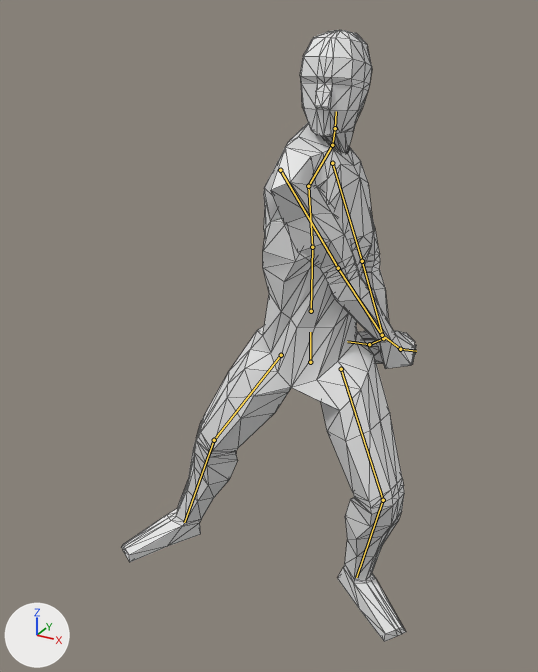
One commit to the glTF model godot/IASv1.0/assets/models/character.glb: the scene before it, then after it.
One viewpoint serves both versions: a camera (50 mm lens) standing at (0.892, -1.845, 1.833) and looking at (-0.136, 0.025, 0.898). The lights are fixed; the arrows at lower left show +X, +Y and +Z. The first picture is the older version. Both versions are drawn at frame 1 of the action 's_attack_right_recover'; the numbers are the values there. The bones that change, and the others that lie on the model, are drawn over the model as lines. Mesh edges are drawn as thin lines.

Names of what the first picture shows: 'Body'.
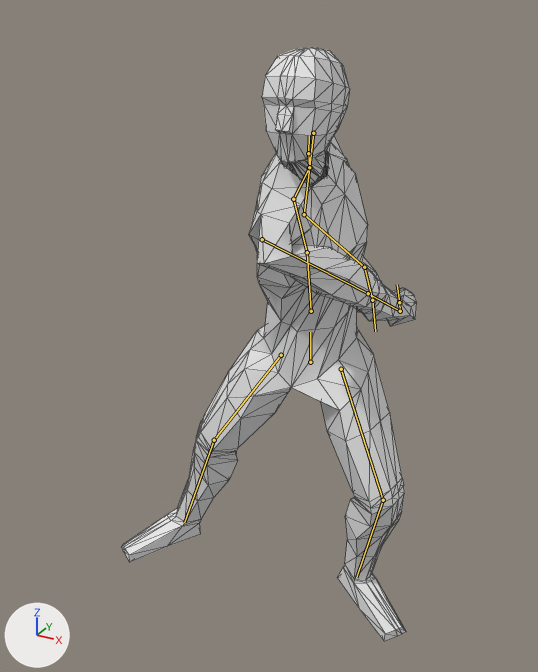
Boxes [x1, y1, x2, y2] around the edits, measured in the pictures (538 x 672 px):
'Body', posed: before [121, 30, 417, 642]; after [121, 47, 417, 642]
bone 'Spine', root to tip: before (311, 311) to (312, 247); after (311, 311) to (307, 252)
bone 'Chest', root to tip: before (312, 247) to (308, 186); after (307, 252) to (293, 199)
bone 'UpperChest', root to tip: before (308, 186) to (332, 145); after (293, 199) to (309, 167)
bone 'LeftShoulder', root to tip: before (332, 163) to (362, 261); after (313, 133) to (304, 214)
bone 'LeftUpperArm', root to tip: before (362, 261) to (383, 338); after (304, 214) to (364, 267)
bone 'LeftLowerArm', root to tip: before (383, 338) to (369, 344); after (364, 267) to (372, 300)
bone 'Head', root to tip: before (335, 128) to (336, 111); after (308, 153) to (309, 135)
bone 'RightShoulder', root to tip: before (280, 170) to (338, 268); after (262, 239) to (368, 293)
bone 'RightUpperArm', root to tip: before (338, 268) to (382, 335); after (368, 293) to (400, 311)
bone 'RightLowerArm', root to tip: before (382, 335) to (400, 349); after (400, 311) to (399, 302)

The edits, one by one:
Bone 'Spine' (bone_spine) turns from (0, 62, 0) to (2, 62, 14) degrees about its own x, y and z.
Bone 'Chest' (bone_chest) turns from (2, 34, 3) to (-11, 33, 4) degrees about its own x, y and z.
Bone 'UpperChest' (bone_upperchest) turns from (0, 0, 0) to (-10, 5, 0) degrees about its own x, y and z.
Bone 'LeftShoulder' (bone_leftshoulder) turns from (9, -21, 21) to (21, -2, -9) degrees about its own x, y and z.
Bone 'LeftUpperArm' (bone_leftupperarm) turns from (15, 5, -21) to (36, -21, 41) degrees about its own x, y and z.
Bone 'LeftLowerArm' (bone_leftlowerarm) turns from (65, 15, -18) to (-6, -50, -31) degrees about its own x, y and z.
Bone 'Head' (bone_head) turns from (-74, -81, 71) to (-78, -120, 70) degrees about its own x, y and z.
Bone 'RightShoulder' (bone_rightshoulder) turns from (42, 14, -26) to (27, 42, -40) degrees about its own x, y and z.
Bone 'RightUpperArm' (bone_rightupperarm) turns from (-1, -6, 17) to (-1, -31, 62) degrees about its own x, y and z.
Bone 'RightLowerArm' (bone_rightlowerarm) turns from (1, -5, 3) to (7, -8, 18) degrees about its own x, y and z.
